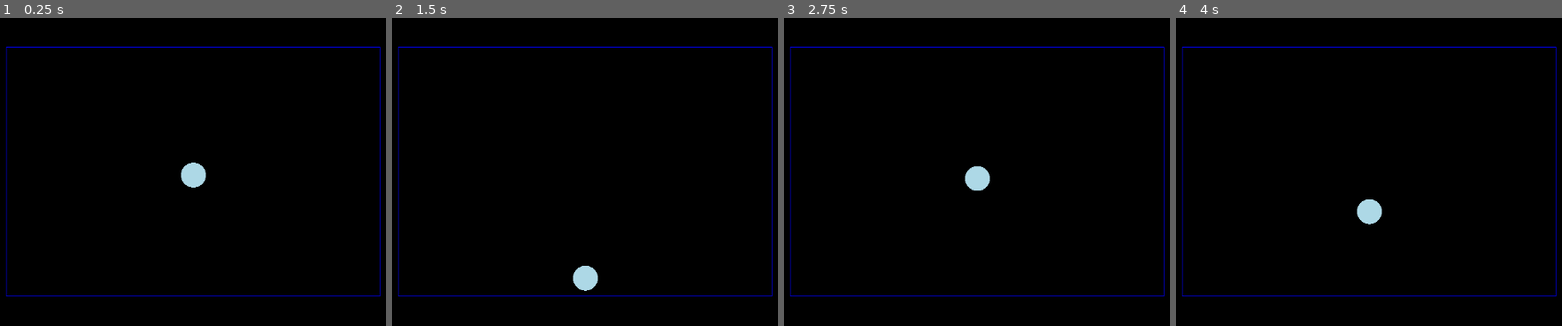
Above: before the commit, frames 1-4 (left to right).
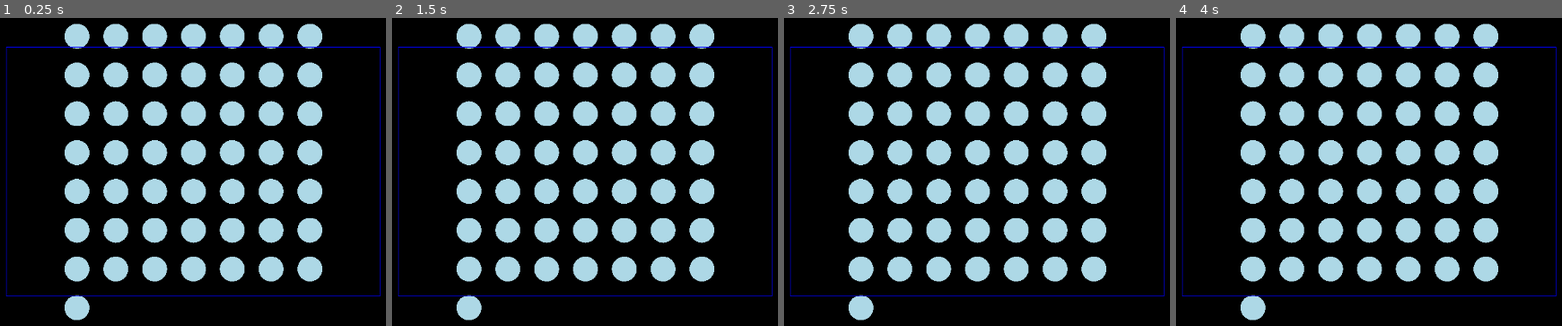
Above: after the commit, the same moments.

Repository: Shuflduf/GodotLiquidSim
Game: Godot game, scene res://main.tscn
Same seed, same stepped clock (60 frames per second), same inputs: the game is played once before the commit and once after it.
Inputs:
- Up to frame 1 (0.25 s): no input
- Up to frame 2 (1.5 s): no input
- Up to frame 3 (2.75 s): no input
- Up to frame 4 (4 s): no input

The runs differ from the first frame. In frame 1, 22% of the frame differs, in the area x 16-84%, y 1-99%; in frame 2, 21%; in frame 3, 22%; in frame 4, 22%.

Commit message:
added more particles

Diff:
--- a/main.gd
+++ b/main.gd
@@ -1,30 +1,51 @@
 extends Node2D
 
+@export var playing: bool
 @export var gravity: float
 @export var particle_size: float
+@export var particle_spacing: float
 @export_range(0.0, 1.0) var collision_damping: float
+@export var num_particles: int
 @export var bounds_size: Vector2
 
-var particle_position: Vector2
-var particle_velocity: Vector2
+var particle_positions: Array[Vector2]
+var particle_velocities: Array[Vector2]
+
+func _ready() -> void:
+    particle_positions.resize(num_particles)
+    particle_velocities.resize(num_particles)
+
+    var particles_per_row = int(sqrt(num_particles))
+    var particles_per_col = (num_particles - 1) / particles_per_row + 1
+    var spacing = particle_size * 2 + particle_spacing
+
+    for i in num_particles:
+        var x = (i % particles_per_row - particles_per_row / 2.0 + 0.5) * spacing
+        var y = (i / particles_per_row - particles_per_col / 2.0 + 0.5) * spacing
+        particle_positions[i] = Vector2(x, y)
 
 
 func _process(delta: float) -> void:
-	particle_velocity += Vector2.DOWN * gravity * delta
-	particle_position += particle_velocity * delta
-	resolve_collisions()
+    if playing:
+        for i in particle_positions.size():
+            particle_velocities[i] += Vector2.DOWN * gravity * delta
+            particle_positions[i] += particle_velocities[i] * delta
+            resolve_collisions(i)
+    else:
+        _ready()
 
-	queue_redraw()
+    queue_redraw()
 
 func _draw() -> void:
-	draw_circle(particle_position, particle_size, Color.LIGHT_BLUE)
-	draw_rect(Rect2(-bounds_size.x / 2, -bounds_size.y / 2, bounds_size.x, bounds_size.y), Color.BLUE, false, 1.0)
+    for i in particle_positions.size():
+        draw_circle(particle_positions[i], particle_size, Color.LIGHT_BLUE)
+    draw_rect(Rect2(-bounds_size.x / 2, -bounds_size.y / 2, bounds_size.x, bounds_size.y), Color.BLUE, false, 1.0)
 
-func resolve_collisions():
-	var half_bounds_size = bounds_size / 2 - Vector2.ONE * particle_size
-	if abs(particle_position.x) > half_bounds_size.x:
-		particle_position.x = half_bounds_size.x * sign(particle_position.x)
-		particle_velocity.x *= -collision_damping
-	if abs(particle_position.y) > half_bounds_size.y:
-		particle_position.y = half_bounds_size.y * sign(particle_position.y)
-		particle_velocity.y *= -collision_damping
+func resolve_collisions(index: int):
+    var half_bounds_size = bounds_size / 2 - Vector2.ONE * particle_size
+    if abs(particle_positions[index].x) > half_bounds_size.x:
+        particle_positions[index].x = half_bounds_size.x * sign(particle_positions[index].x)
+        particle_velocities[index].x *= -collision_damping
+    if abs(particle_positions[index].y) > half_bounds_size.y:
+        particle_positions[index].y = half_bounds_size.y * sign(particle_positions[index].y)
+        particle_velocities[index].y *= -collision_damping
--- a/main.tscn
+++ b/main.tscn
@@ -9,7 +9,9 @@
 script = ExtResource("1_bvny7")
 gravity = 150.0
 particle_size = 20.0
+particle_spacing = 22.37
 collision_damping = 1.0
+num_particles = 50
 bounds_size = Vector2(600, 400)
 
 [node name="Camera2D" type="Camera2D" parent="."]
